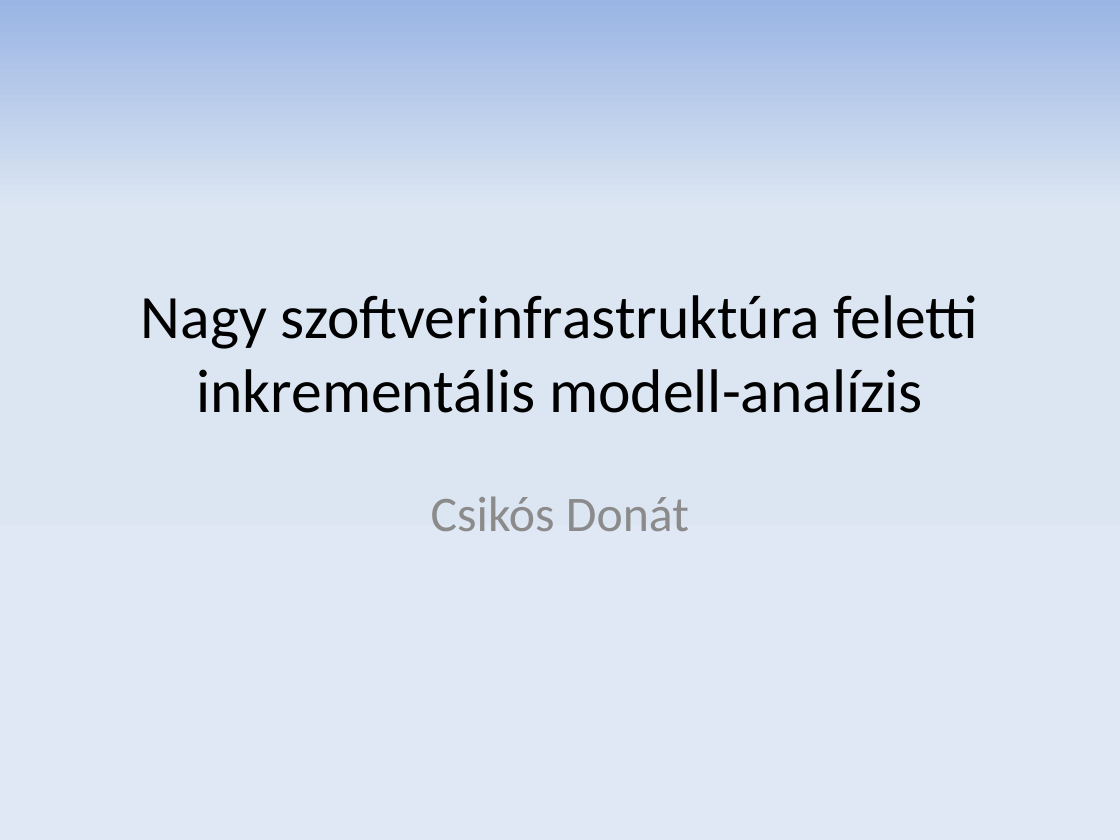
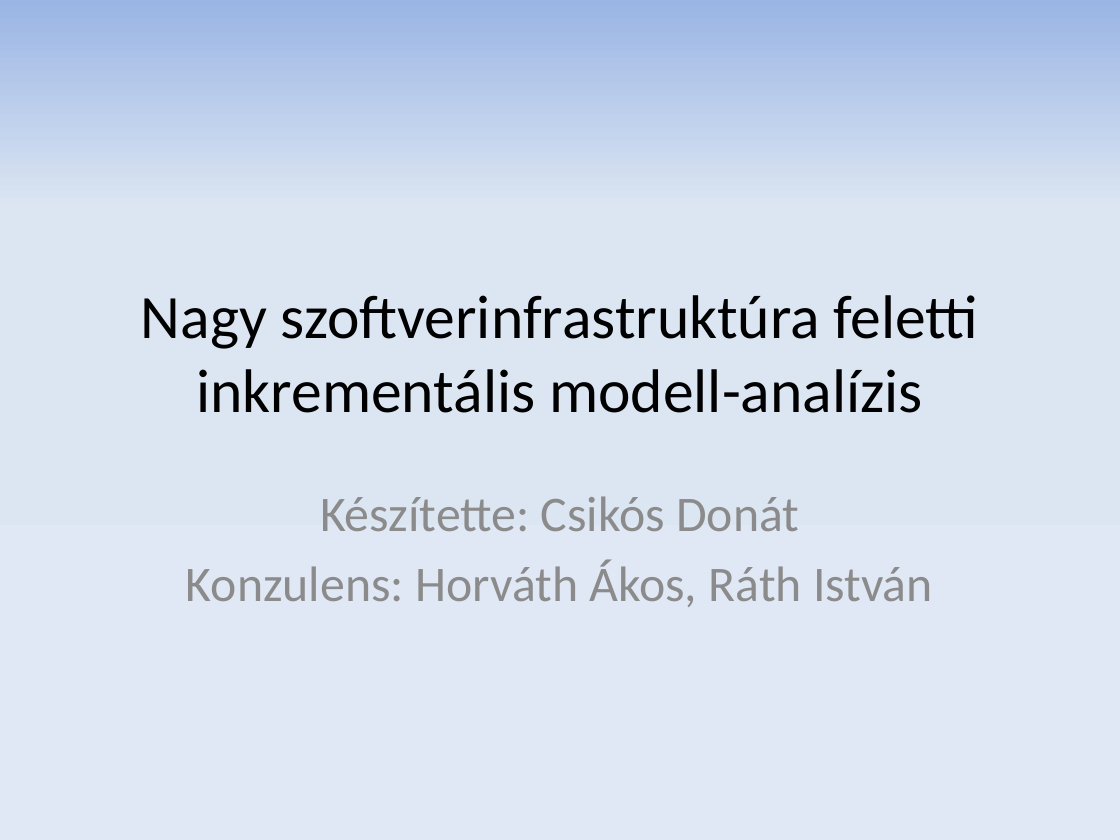
Before and after one commit to donat/incquery-deps, a slide deck: slide 1 of incquery-deps-documentation/presentation/tdk_pres_hu_v2.pptx. Drawn at 1120x840 pixels with LibreOffice and Linux fonts; fonts in the diff are those of the drawing. Boxes give left, top, right and bottom in pixels: in the first picture for what was removed or moved away, otherwise in the second. Text is boxed around its words. In the diff, an @@ line names an element or a change of style, - is before the commit and + after.

```diff
--- a/incquery-deps-documentation/presentation/tdk_pres_hu_v2.pptx
+++ b/incquery-deps-documentation/presentation/tdk_pres_hu_v2.pptx
@@ subtitle at <box>186,496,933,607</box>: text changed @@
-Csikós Donát
+Készítette: Csikós Donát
+Konzulens: Horváth Ákos, Ráth István
```
Also in this commit, not shown: 11 other slides changed, 2 slides added, 1 slide removed.
